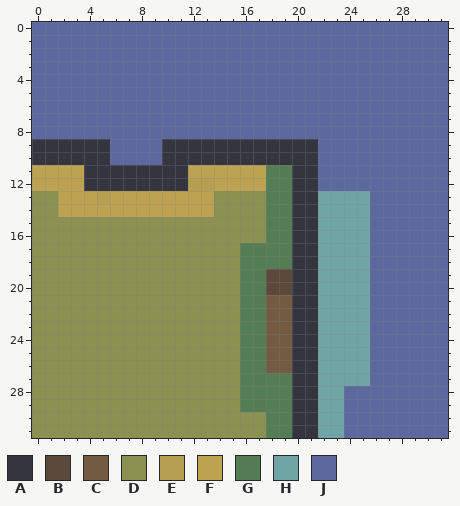
Two states of a pixel-art sprite, images/wall/top_right.png. This is how it looked before the edit.
The file is 32x32 pixels. Colours within 5 levels of each other are drawn and written as one.
Palette (. is transparent): A #353540  B #5d483c  C #735b42  D #8b9150  E #b79f51  F #bda351  G #557d55  H #6fa6a5  J #5c699f
Pixels before, first column x 0:
 0 JJJJJJJJJJJJJJJJJJJJJJJJJJJJJJJJ
 1 JJJJJJJJJJJJJJJJJJJJJJJJJJJJJJJJ
 2 JJJJJJJJJJJJJJJJJJJJJJJJJJJJJJJJ
 3 JJJJJJJJJJJJJJJJJJJJJJJJJJJJJJJJ
 4 JJJJJJJJJJJJJJJJJJJJJJJJJJJJJJJJ
 5 JJJJJJJJJJJJJJJJJJJJJJJJJJJJJJJJ
 6 JJJJJJJJJJJJJJJJJJJJJJJJJJJJJJJJ
 7 JJJJJJJJJJJJJJJJJJJJJJJJJJJJJJJJ
 8 JJJJJJJJJJJJJJJJJJJJJJJJJJJJJJJJ
 9 AAAAAAJJJJAAAAAAAAAAAAJJJJJJJJJJ
10 AAAAAAJJJJAAAAAAAAAAAAJJJJJJJJJJ
11 FFFFAAAAAAAAFFFFFFGGAAJJJJJJJJJJ
12 FFFFAAAAAAAAEEFFFFGGAAJJJJJJJJJJ
13 DDFFFEFFFFFFFFDDDDGGAAHHHHJJJJJJ
14 DDFFFFFFFFFFFFDDDDGGAAHHHHJJJJJJ
15 DDDDDDDDDDDDDDDDDDGGAAHHHHJJJJJJ
16 DDDDDDDDDDDDDDDDDDGGAAHHHHJJJJJJ
17 DDDDDDDDDDDDDDDDGGGGAAHHHHJJJJJJ
18 DDDDDDDDDDDDDDDDGGGGAAHHHHJJJJJJ
19 DDDDDDDDDDDDDDDDGGBBAAHHHHJJJJJJ
20 DDDDDDDDDDDDDDDDGGBBAAHHHHJJJJJJ
21 DDDDDDDDDDDDDDDDGGCCAAHHHHJJJJJJ
22 DDDDDDDDDDDDDDDDGGCCAAHHHHJJJJJJ
23 DDDDDDDDDDDDDDDDGGCCAAHHHHJJJJJJ
24 DDDDDDDDDDDDDDDDGGCCAAHHHHJJJJJJ
25 DDDDDDDDDDDDDDDDGGCCAAHHHHJJJJJJ
26 DDDDDDDDDDDDDDDDGGCCAAHHHHJJJJJJ
27 DDDDDDDDDDDDDDDDGGGGAAHHHHJJJJJJ
28 DDDDDDDDDDDDDDDDGGGGAAHHJJJJJJJJ
29 DDDDDDDDDDDDDDDDGGGGAAHHJJJJJJJJ
30 DDDDDDDDDDDDDDDDDDGGAAHHJJJJJJJJ
31 DDDDDDDDDDDDDDDDDDGGAAHHJJJJJJJJ
The result:
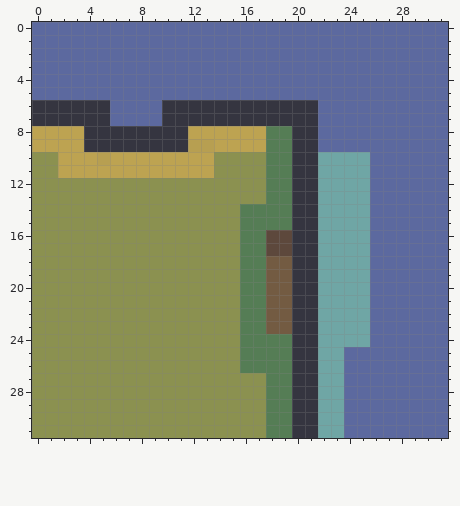
Edits made:
{"y":6,"x":0,"old":"JJJJJJ","new":"AAAAAA"}
{"y":6,"x":10,"old":"JJJJJJJJJJJJ","new":"AAAAAAAAAAAA"}
{"y":7,"x":0,"old":"JJJJJJ","new":"AAAAAA"}
{"y":7,"x":10,"old":"JJJJJJJJJJJJ","new":"AAAAAAAAAAAA"}
{"y":8,"x":0,"old":"JJJJJJJJJJJJJJJJJJJJJJ","new":"FFFFAAAAAAAAFFFFFFGGAA"}
{"y":9,"x":0,"old":"AAAA","new":"FFFF"}
{"y":9,"x":6,"old":"JJJJ","new":"AAAA"}
{"y":9,"x":12,"old":"AAAAAAAA","new":"EEFFFFGG"}
{"y":10,"x":0,"old":"AAAAAAJJJJAAAAAAAAAA","new":"DDFFFEFFFFFFFFDDDDGG"}
{"y":10,"x":22,"old":"JJJJ","new":"HHHH"}
{"y":11,"x":0,"old":"FF","new":"DD"}
{"y":11,"x":4,"old":"AAAAAAAA","new":"FFFFFFFF"}
{"y":11,"x":14,"old":"FFFF","new":"DDDD"}
{"y":11,"x":22,"old":"JJJJ","new":"HHHH"}
{"y":12,"x":0,"old":"FFFFAAAAAAAAEEFFFF","new":"DDDDDDDDDDDDDDDDDD"}
{"y":12,"x":22,"old":"JJJJ","new":"HHHH"}
{"y":13,"x":2,"old":"FFFEFFFFFFFF","new":"DDDDDDDDDDDD"}
{"y":14,"x":2,"old":"FFFFFFFFFFFF","new":"DDDDDDDDDDDD"}
{"y":14,"x":16,"old":"DD","new":"GG"}
{"y":15,"x":16,"old":"DD","new":"GG"}
{"y":16,"x":16,"old":"DDGG","new":"GGBB"}
{"y":17,"x":18,"old":"GG","new":"BB"}
{"y":18,"x":18,"old":"GG","new":"CC"}
{"y":19,"x":18,"old":"BB","new":"CC"}
{"y":20,"x":18,"old":"BB","new":"CC"}
{"y":24,"x":18,"old":"CC","new":"GG"}
{"y":25,"x":18,"old":"CC","new":"GG"}
{"y":25,"x":24,"old":"HH","new":"JJ"}
{"y":26,"x":18,"old":"CC","new":"GG"}
{"y":26,"x":24,"old":"HH","new":"JJ"}
{"y":27,"x":16,"old":"GG","new":"DD"}
{"y":27,"x":24,"old":"HH","new":"JJ"}
{"y":28,"x":16,"old":"GG","new":"DD"}
{"y":29,"x":16,"old":"GG","new":"DD"}
